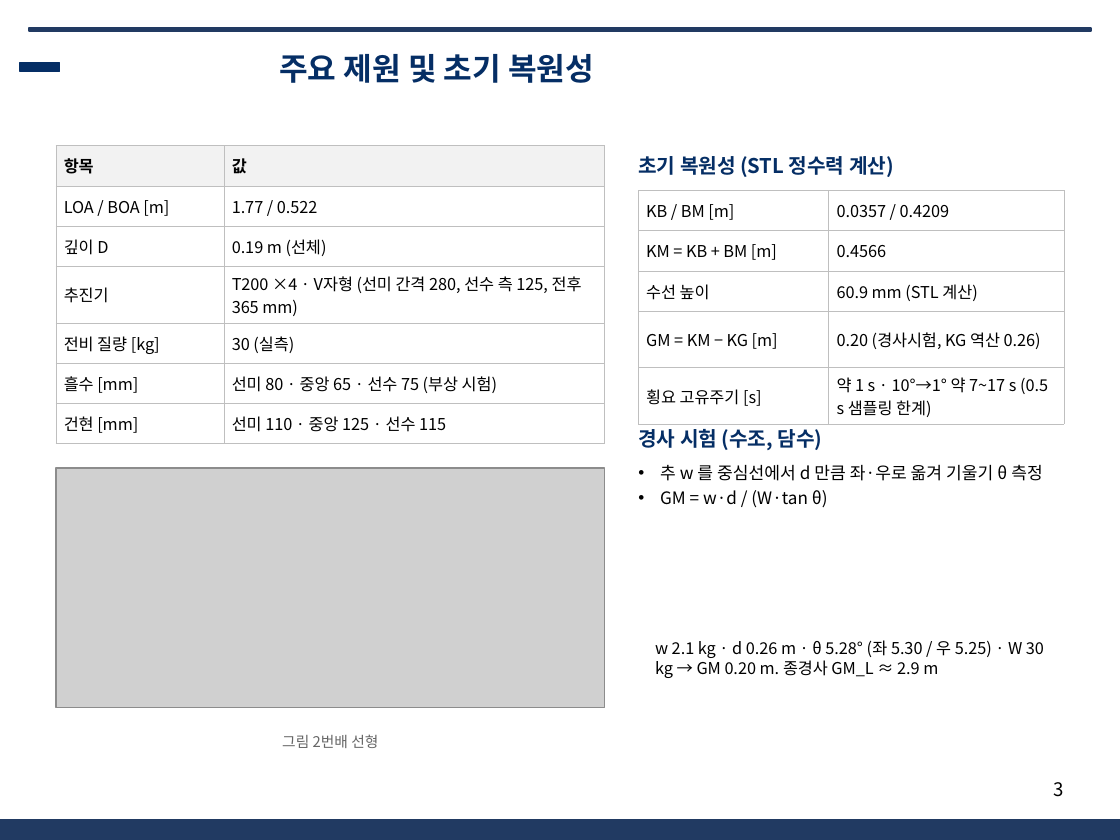
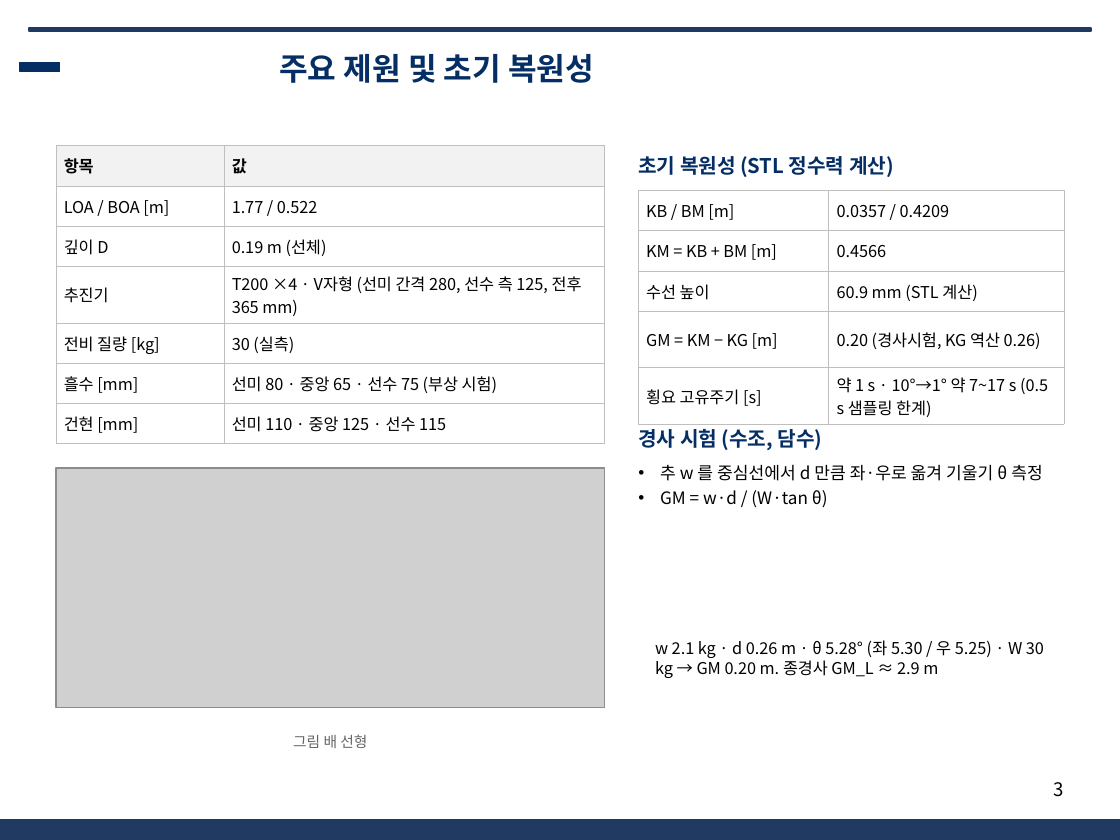
Before and after one commit to unmatsutake377-rgb/ros2_ws, a slide deck: slide 3 of docs/전달용/보고서_분담/발표자료_SSF_B.pptx. Drawn at 1120x840 pixels with LibreOffice and Linux fonts; fonts in the diff are those of the drawing; grey boxes stand for pictures; background and template pictures are left out. Boxes give left, top, right and bottom in pixels: in the first picture for what was removed or moved away, otherwise in the second. Text is boxed around its words. In the diff, an @@ line names an element or a change of style, - is before the commit and + after.

```diff
--- a/docs/전달용/보고서_분담/발표자료_SSF_B.pptx
+++ b/docs/전달용/보고서_분담/발표자료_SSF_B.pptx
@@ text at [293, 734, 367, 748]: text changed @@
-그림 2번배 선형
+그림 배 선형
```
Also in this commit, not shown: 3 other slides changed, 31 other files.
